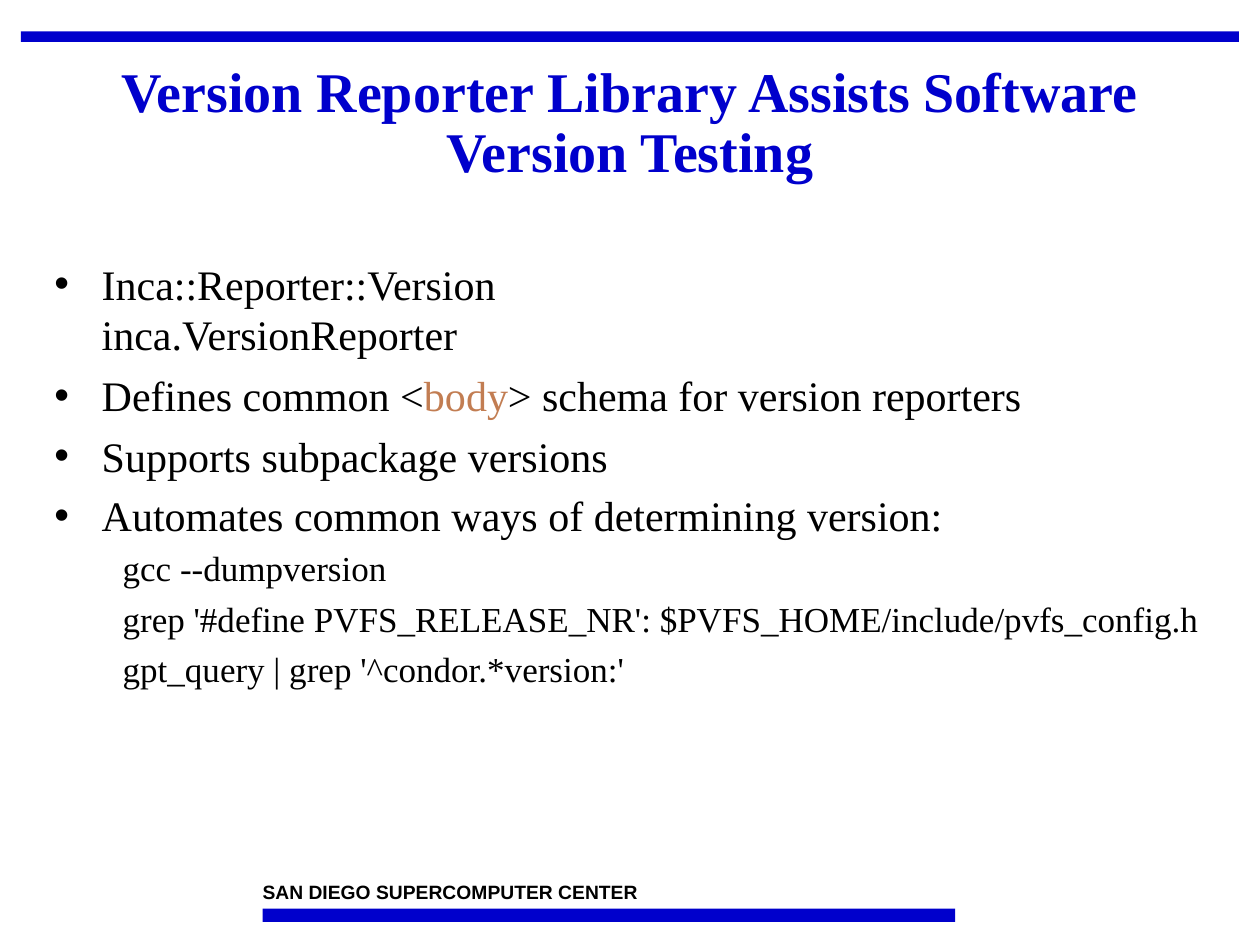
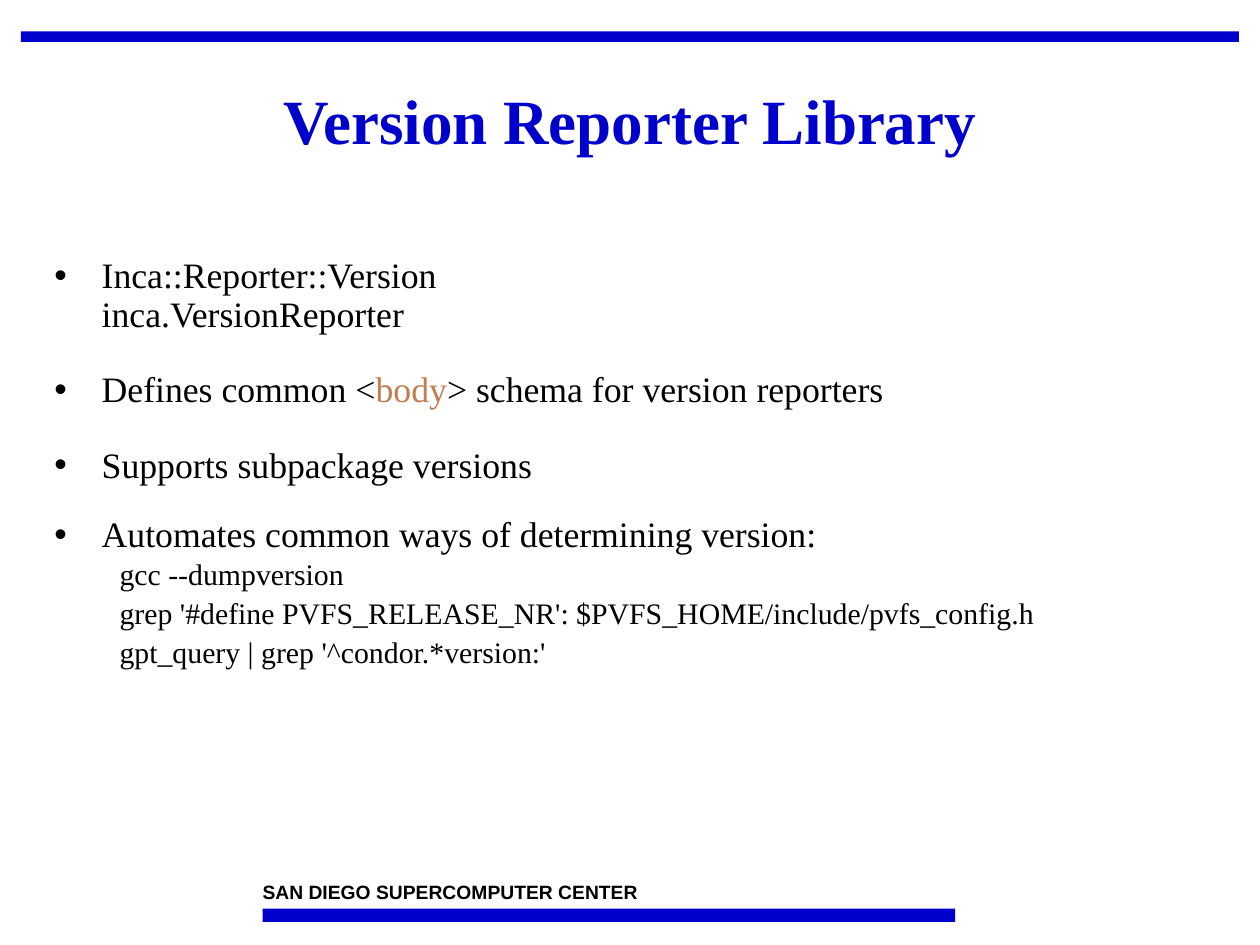
Before and after one commit to IncaProject/inca-xsede, a slide deck: slide 14 of talks/2008workshop/incaReporters.ppt. Drawn at 1260x945 pixels with LibreOffice and Linux fonts; fonts in the diff are those of the drawing; background and template pictures are left out. Boxes give left, top, right and bottom in pixels: in the first picture for what was removed or moved away, otherwise in the second. Text is boxed around its words. In the diff, an @@ line names an element or a change of style, - is before the commit and + after.

```diff
--- a/talks/2008workshop/incaReporters.ppt
+++ b/talks/2008workshop/incaReporters.ppt
@@ title at (284, 100, 976, 156): text changed; size 32 to 36 pt @@
-Version Reporter Library Assists Software Version Testing
+Version Reporter Library
@@ text "Inca::Reporter::Version inca.VersionReporter" at (102, 264, 1033, 669): size 24 to 20.4 pt in "Inca::Reporter::Version inca.VersionReporter", "Defines common <body> schema for version reporters", "Supports subpackage versions", "Automates common ways of determining version:"; size 20 to 17 pt in "gcc --dumpversion grep '#define PVFS_RELEASE_NR': $PVFS_HOME ..."; line spacing 1 to 0.9; more space between paragraphs @@
```
Also in this commit, not shown: 17 other slides changed.
